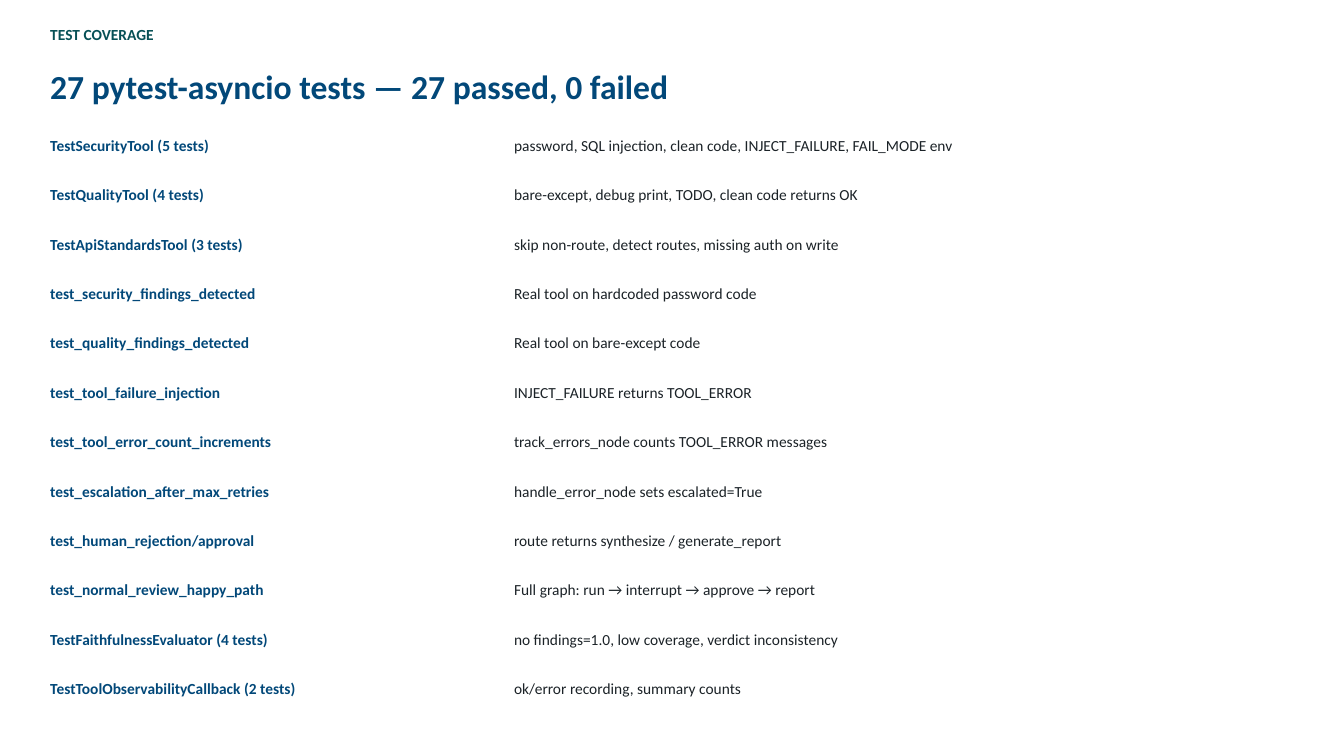
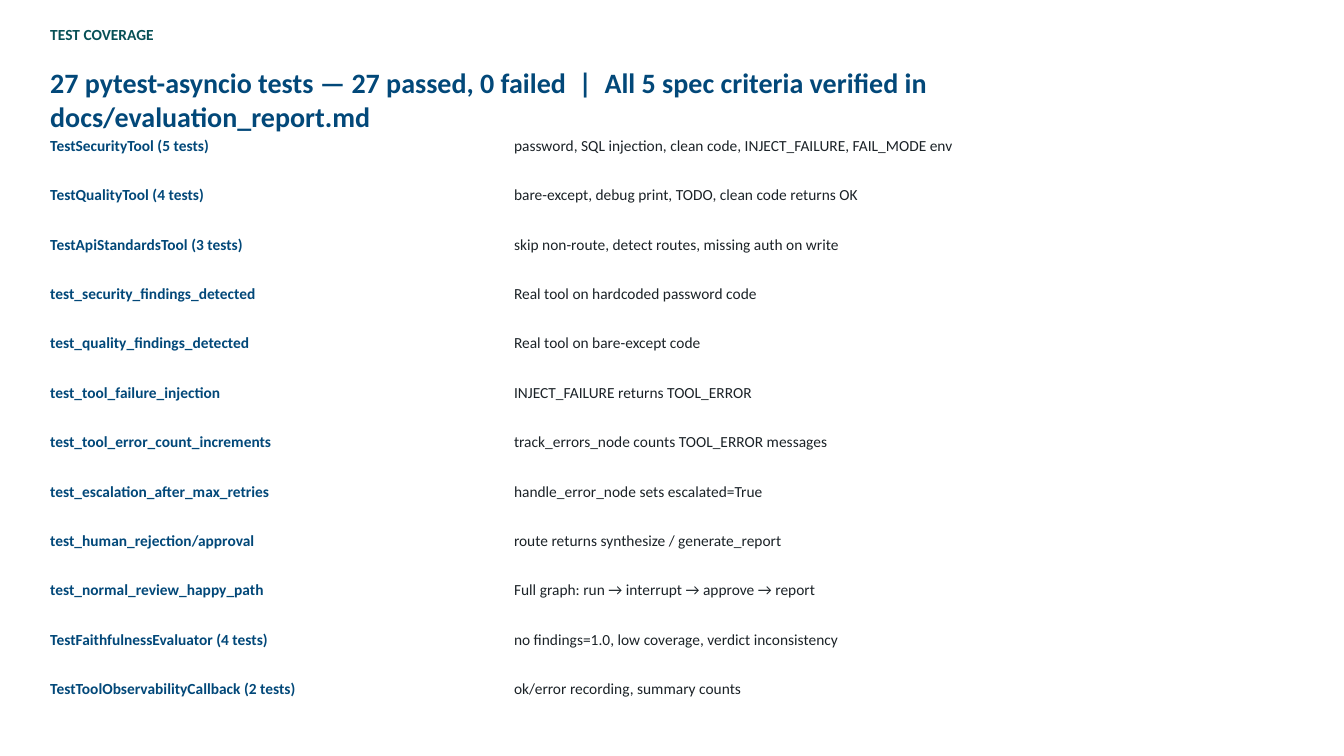
Before and after one commit to ganesh-koli-2091/l2, a slide deck: slide 7 of docs/capstone_presentation.pptx. Drawn at 1344x756 pixels with LibreOffice and Linux fonts; fonts in the diff are those of the drawing. Boxes give left, top, right and bottom in pixels: in the first picture for what was removed or moved away, otherwise in the second. Text is boxed around its words. In the diff, an @@ line names an element or a change of style, - is before the commit and + after.

```diff
--- a/docs/capstone_presentation.pptx
+++ b/docs/capstone_presentation.pptx
@@ text at [50,73,927,132]: text changed; size 24 to 20 pt @@
-27 pytest-asyncio tests — 27 passed, 0 failed
+27 pytest-asyncio tests — 27 passed, 0 failed | All 5 spec criteria verified in docs/evaluation_report.md
```
